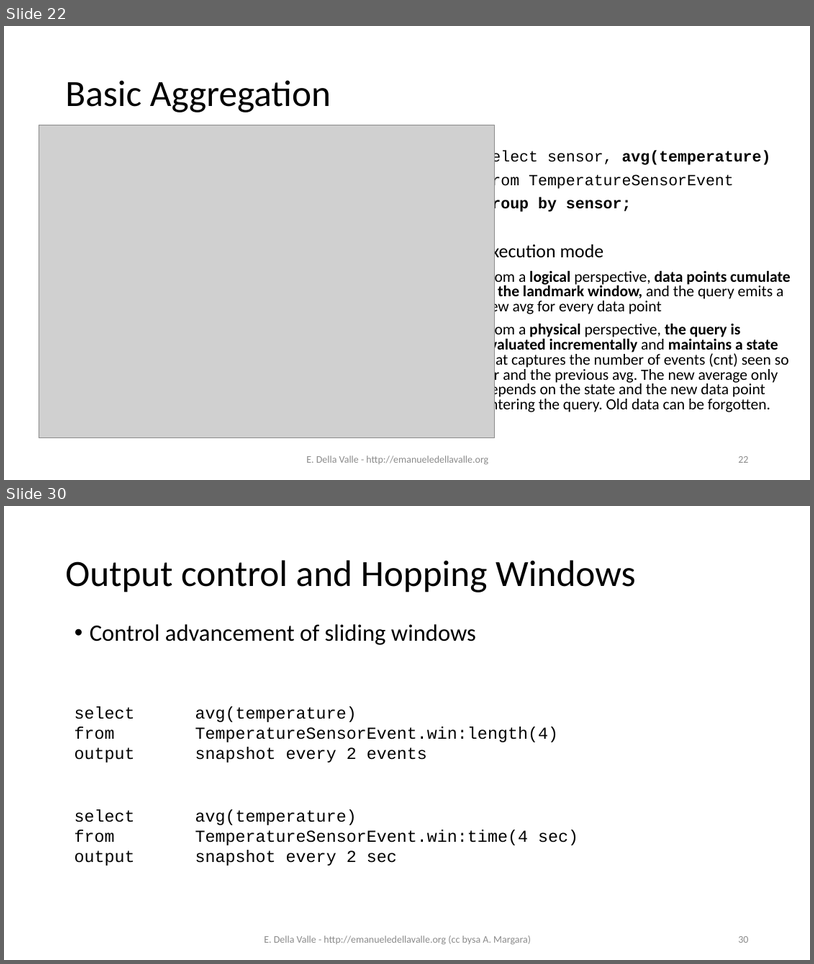
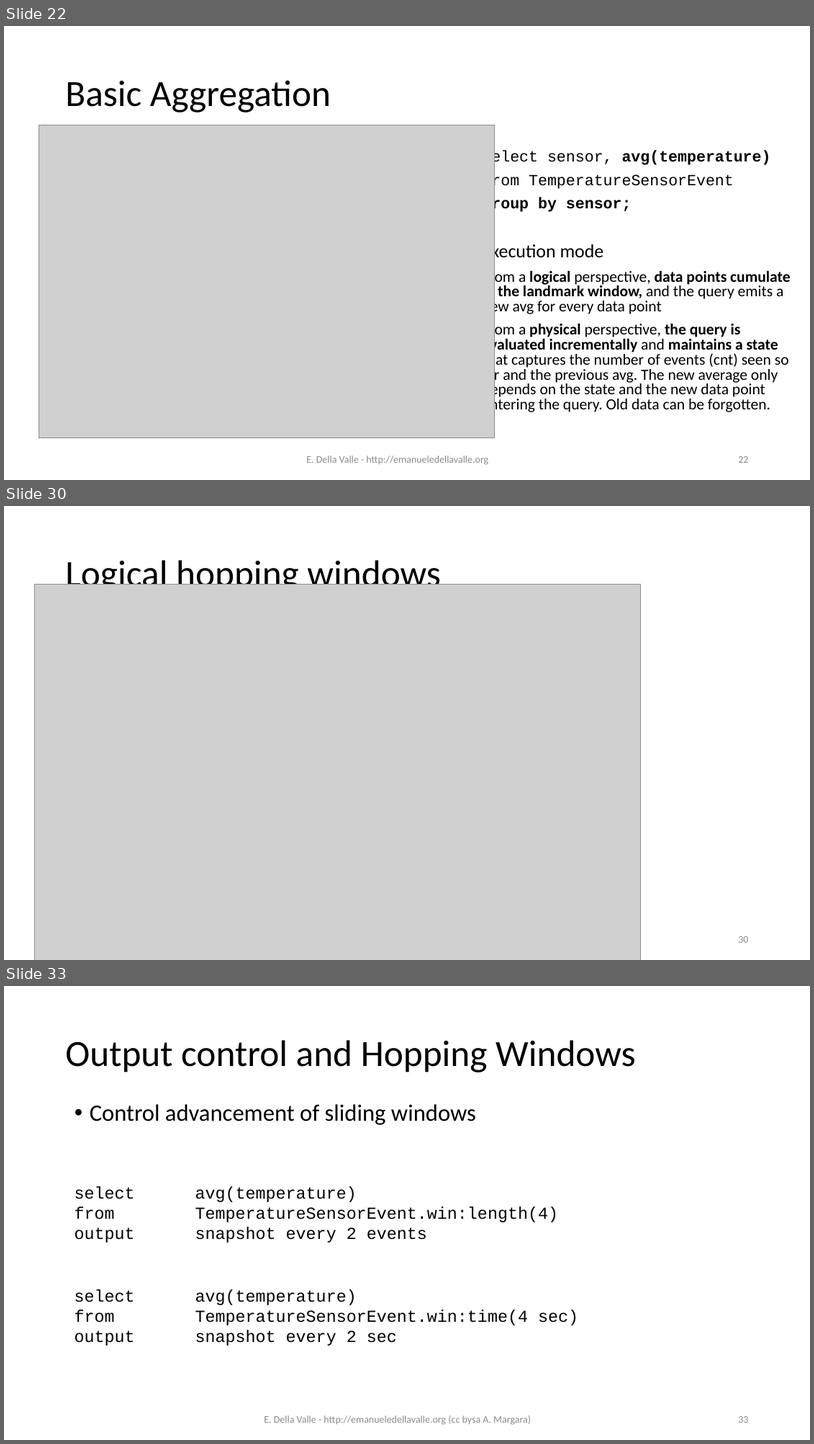
Before and after one commit to eugeniovaretti/streaming-data-analytics, a slide deck: lectures/02_EPL/02_VerticallyScalableSolution_Esper+EPL.pptx. Shown one above the other, each under a label of ours: slides 22 and 30 before the commit, slides 22, 30 and 33 after it; the slides between them are not shown. The pictures are 814x964 and 814x1444 pixels, drawn with LibreOffice and Linux fonts; fonts in the diff are those of the drawing; grey boxes stand for pictures. Boxes give left, top, right and bottom in pixels: in the first picture for what was removed or moved away, otherwise in the second. Text is boxed around its words. In the diff, an @@ line names an element or a change of style, - is before the commit and + after.

```diff
--- a/lectures/02_EPL/02_VerticallyScalableSolution_Esper+EPL.pptx
+++ b/lectures/02_EPL/02_VerticallyScalableSolution_Esper+EPL.pptx
@@ slide 30 added at (x1=4, y1=506, x2=810, y2=960), background #FFFFFF @@
@@ title added at (x1=65, y1=560, x2=441, y2=595), 44 pt, text #000000 @@
+Logical hopping windows
@@ picture added at (x1=34, y1=584, x2=641, y2=960) @@
@@ picture added at (x1=44, y1=584, x2=639, y2=960) @@
@@ page number added at (x1=738, y1=936, x2=748, y2=942), 12 pt, text #8C8C8C @@
+30
@@ what was slide 30 is now slide 33 @@
@@ page number at (x1=738, y1=1416, x2=748, y2=1422): text changed @@
-30
+33
```
Also in this commit, not shown: 9 slides changed, 3 other slides added, 1 slide removed, 4 other files.
